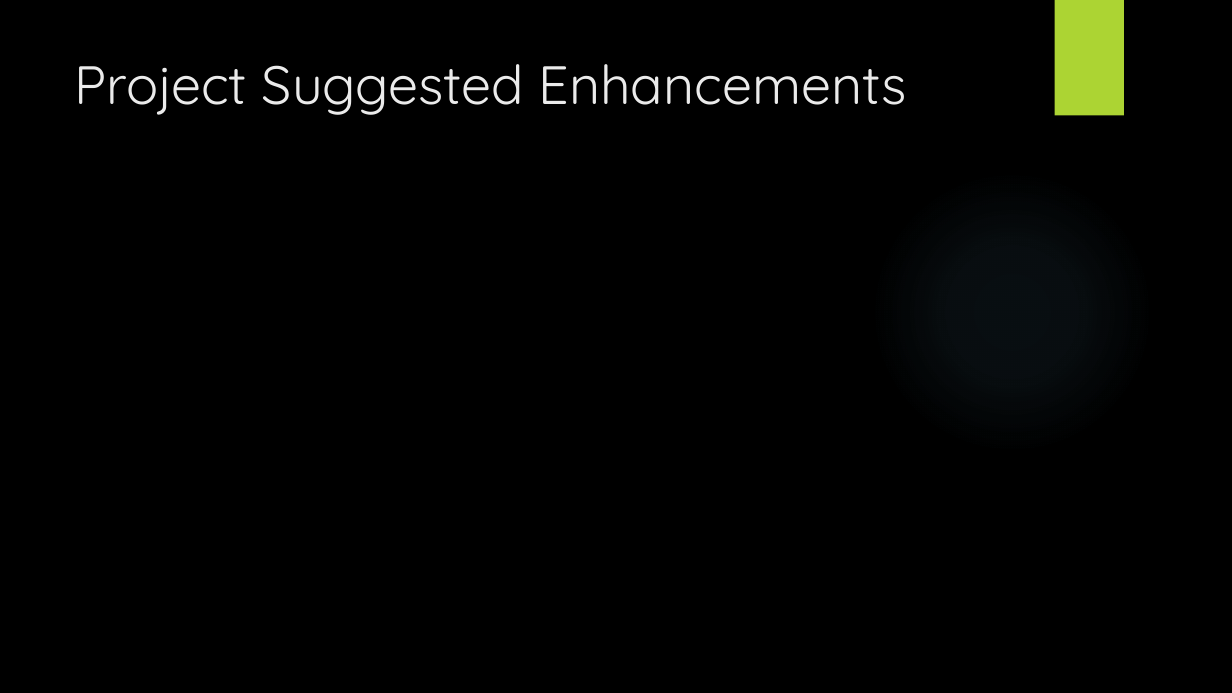
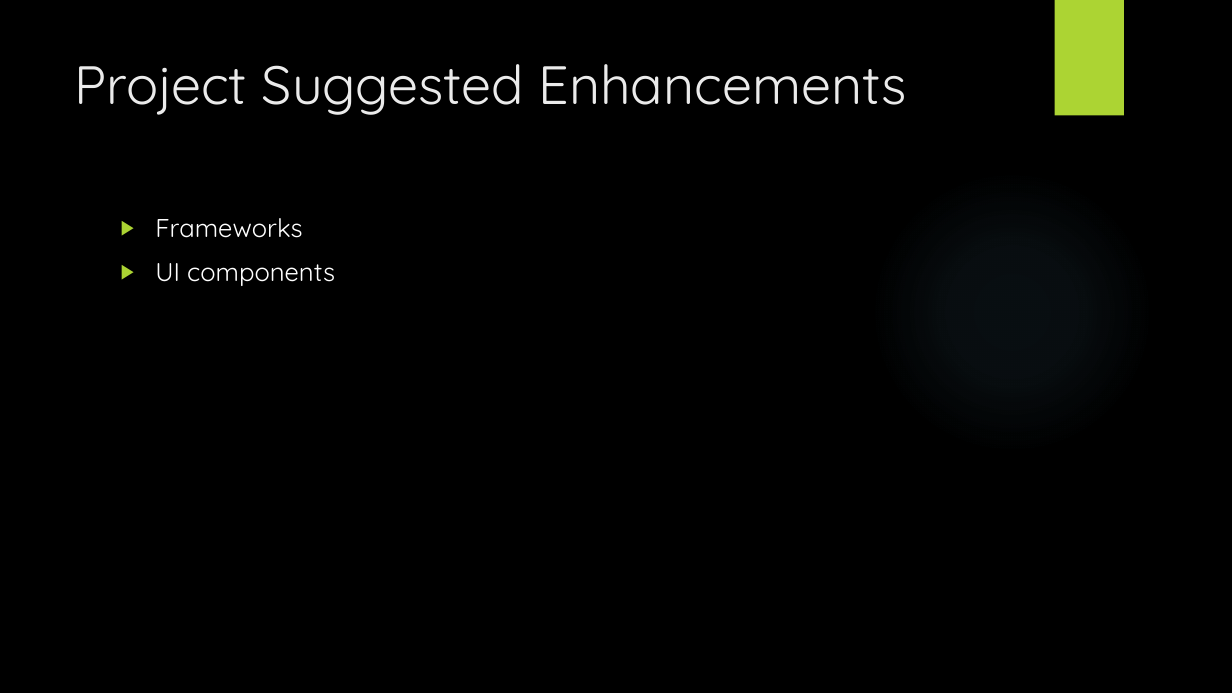
Before and after one commit to TheBrokenTheory/CapstoneProject2019, a slide deck: slide 9 of Documentation/BetaPresentation.pptx. Drawn at 1232x693 pixels with LibreOffice and Linux fonts; fonts in the diff are those of the drawing; background and template pictures are left out. Boxes give left, top, right and bottom in pixels: in the first picture for what was removed or moved away, otherwise in the second. Text is boxed around its words. In the diff, an @@ line names an element or a change of style, - is before the commit and + after.

```diff
--- a/Documentation/BetaPresentation.pptx
+++ b/Documentation/BetaPresentation.pptx
@@ text added at bbox=[155, 218, 335, 286], 20 pt, text #FFFFFF @@
+▶ Frameworks
+▶ UI components
```
Also in this commit, not shown: 3 other slides changed, 1 slide added, 1 slide removed.
